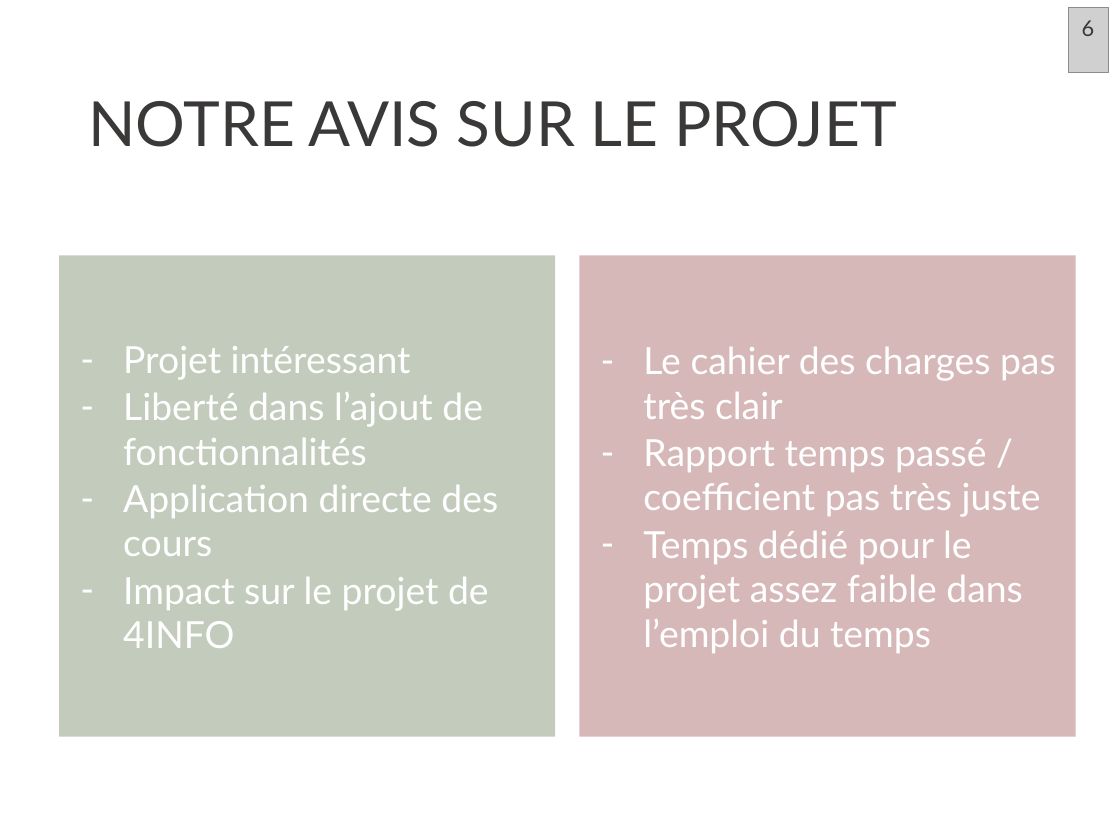
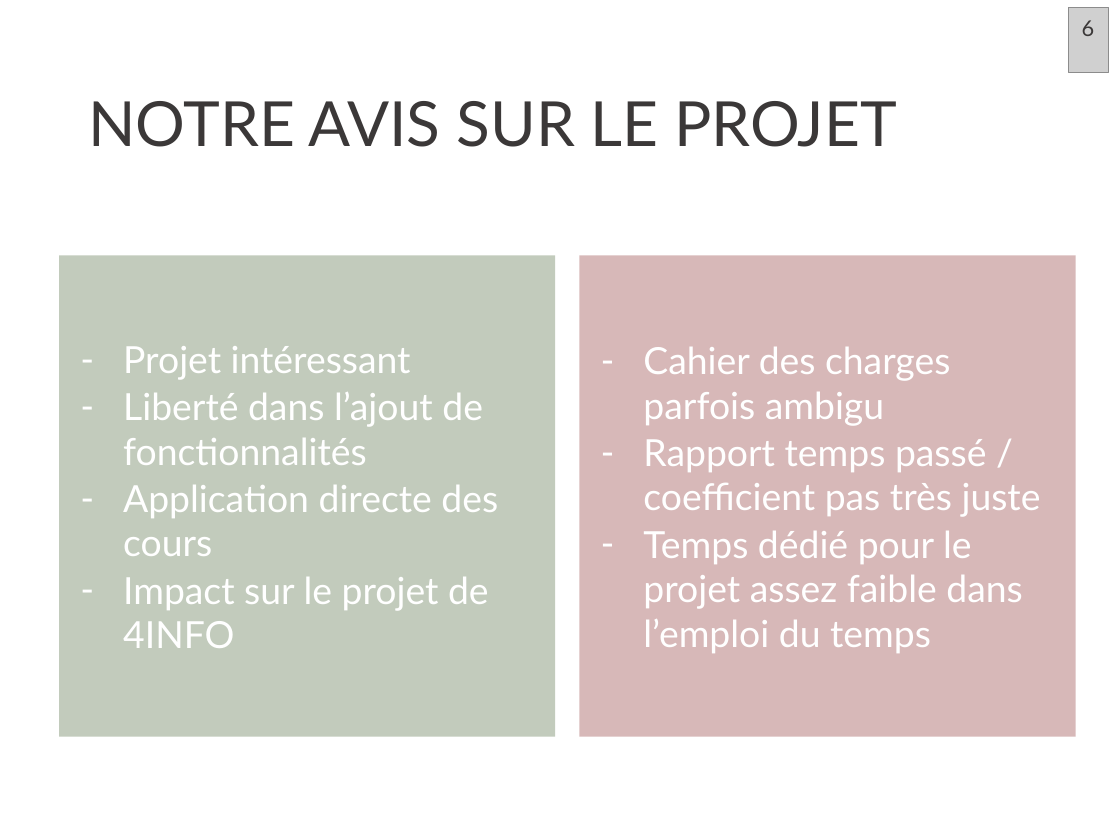
Before and after one commit to hyukchan/SmallWorld, a slide deck: slide 6 of Presentation.pptx. Drawn at 1120x840 pixels with LibreOffice and Linux fonts; fonts in the diff are those of the drawing; grey boxes stand for pictures; background and template pictures are left out. Boxes give left, top, right and bottom in pixels: in the first picture for what was removed or moved away, otherwise in the second. Text is boxed around its words. In the diff, an @@ line names an element or a change of style, - is before the commit and + after.

```diff
--- a/Presentation.pptx
+++ b/Presentation.pptx
@@ text in rectangle at [643, 347, 950, 426]: text changed @@
-– Le cahier des charges pas très clair
+– Cahier des charges parfois ambigu
```
Also in this commit, not shown: 3 other slides changed, 38 other files.
